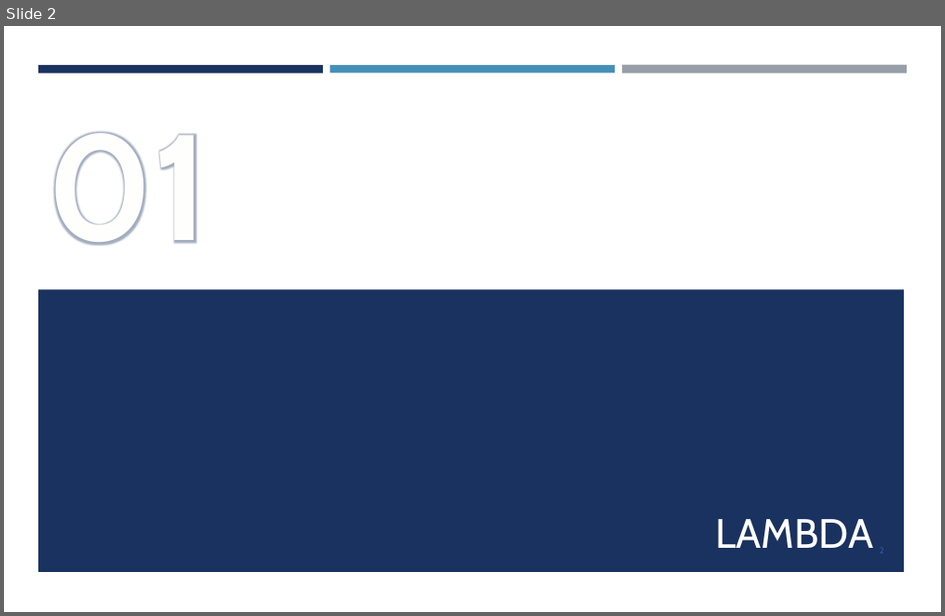
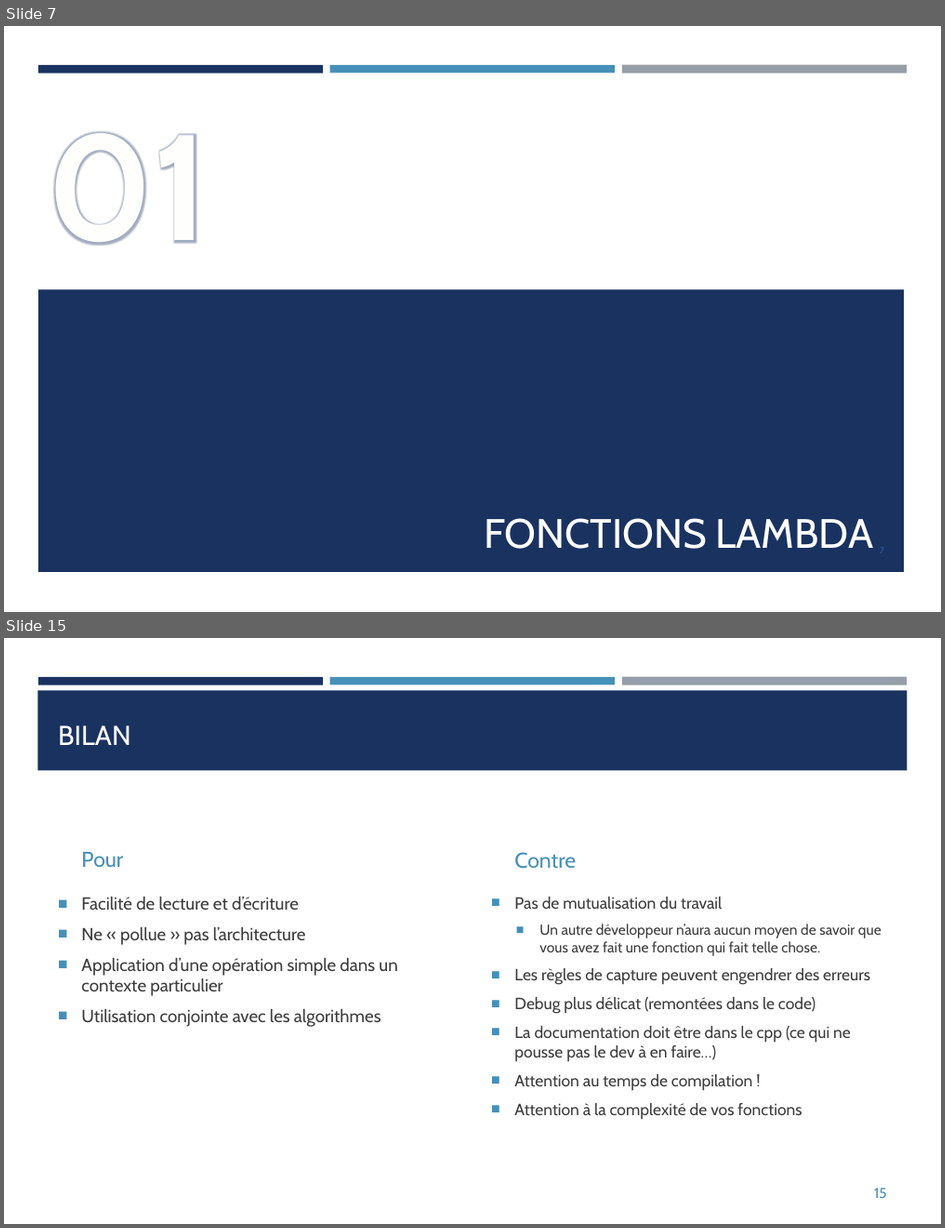
Before and after one commit to franckginguene/cpp_scalian, a slide deck: diapos/CPP_matin.pptx. Shown one above the other, each under a label of ours: slide 2 before the commit, slides 7 and 15 after it; the slides between them are not shown. The pictures are 945x616 and 945x1228 pixels, drawn with LibreOffice and Linux fonts; fonts in the diff are those of the drawing. Boxes give left, top, right and bottom in pixels: in the first picture for what was removed or moved away, otherwise in the second. Text is boxed around its words. In the diff, an @@ line names an element or a change of style, - is before the commit and + after.

Commit message:
lambdas

```diff
--- a/diapos/CPP_matin.pptx
+++ b/diapos/CPP_matin.pptx
@@ slide 15 added at (4,638,941,1224), background #FFFFFF; not listed: 3 template elements that a slide beside it also shows @@
@@ rectangle added at (37,690,908,770), fill #1A3260 @@
@@ title added at (58,725,131,745), 21 pt, text #FFFFFF @@
+BILAN
@@ text added at (81,852,123,867), 16.5 pt, text #4590B8 @@
+Pour
@@ text added at (515,852,576,869), 16.5 pt, text #4590B8 @@
+Contre
@@ text added at (81,897,397,1027), 13.5 pt, text #3D3D3D @@
+■ Facilité de lecture et d’écriture
+■ Ne « pollue » pas l’architecture
+■ Application d’une opération simple dans un contexte particulier
+■ Utilisation conjointe avec les algorithmes
@@ text added at (515,897,882,1119), 12.5 pt, text #3D3D3D @@
+■ Pas de mutualisation du travail
+  ■ Un autre développeur n’aura aucun moyen de savoir que vous avez fait une fonction qui fait telle chose.
+■ Les règles de capture peuvent engendrer des erreurs
+■ Debug plus délicat (remontées dans le code)
+■ La documentation doit être dans le cpp (ce qui ne pousse pas le dev à en faire…)
+■ Attention au temps de compilation !
+■ Attention à la complexité de vos fonctions
@@ page number added at (874,1188,888,1198), 11 pt, text #4590B8 @@
+15
@@ what was slide 2 is now slide 7 @@
@@ slide 7 changed as well @@
@@ title at (484,518,874,549): text changed @@
-LAMBDA
+FONCTIONS LAMBDA
```
Also in this commit, not shown: 2 other slides changed, 23 other slides added, 6 slides removed, 1 other file.
